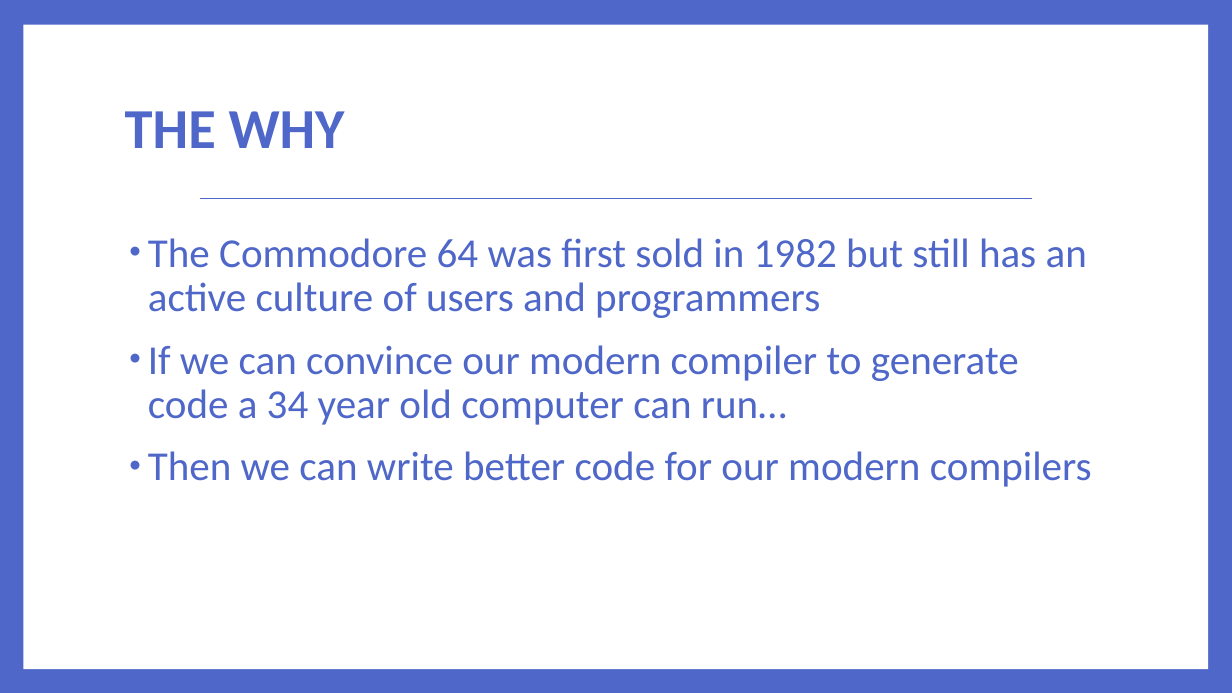
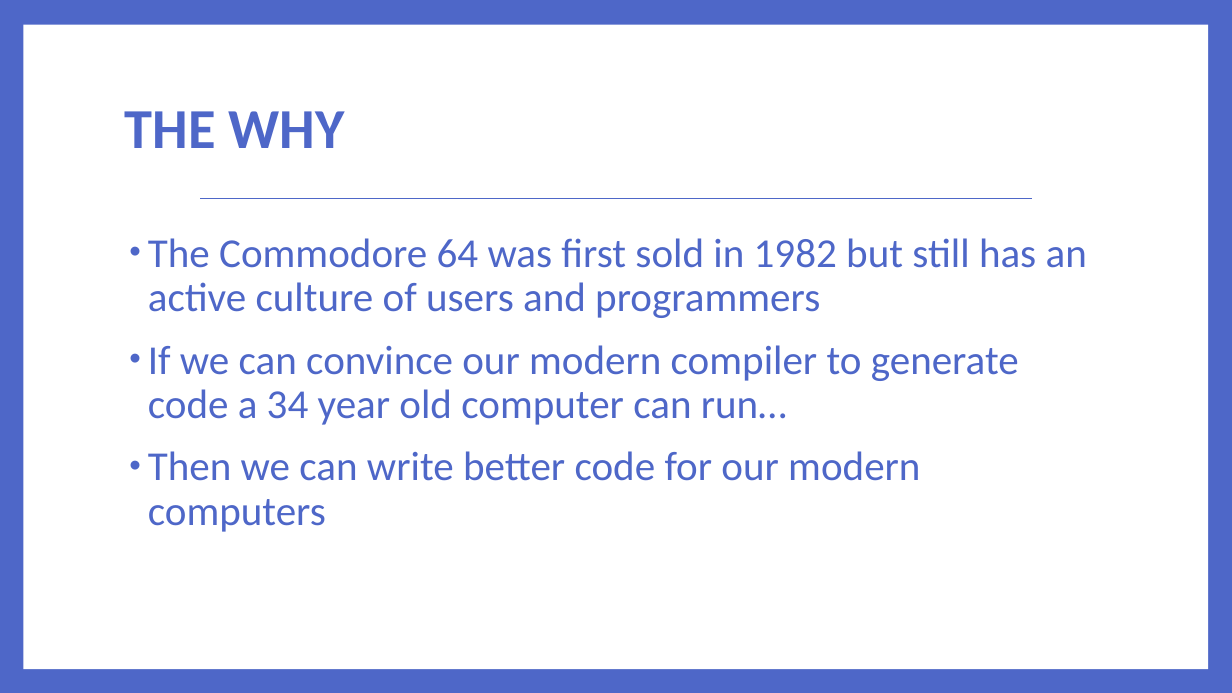
Before and after one commit to lefticus/presentations, a slide deck: slide 5 of RichCodeForTinyMachines/Rich Code For Tiny Computers.pptx. Drawn at 1232x693 pixels with LibreOffice and Linux fonts; fonts in the diff are those of the drawing. Boxes give left, top, right and bottom in pixels: in the first picture for what was removed or moved away, otherwise in the second. Text is boxed around its words. In the diff, an @@ line names an element or a change of style, - is before the commit and + after.

```diff
--- a/RichCodeForTinyMachines/Rich Code For Tiny Computers.pptx
+++ b/RichCodeForTinyMachines/Rich Code For Tiny Computers.pptx
@@ text at bbox=[148, 451, 920, 532]: text changed @@
-• Then we can write better code for our modern compilers
+• Then we can write better code for our modern computers
```
Also in this commit, not shown: 3 other slides changed, 1 slide added, 1 slide removed, 6 other files.
